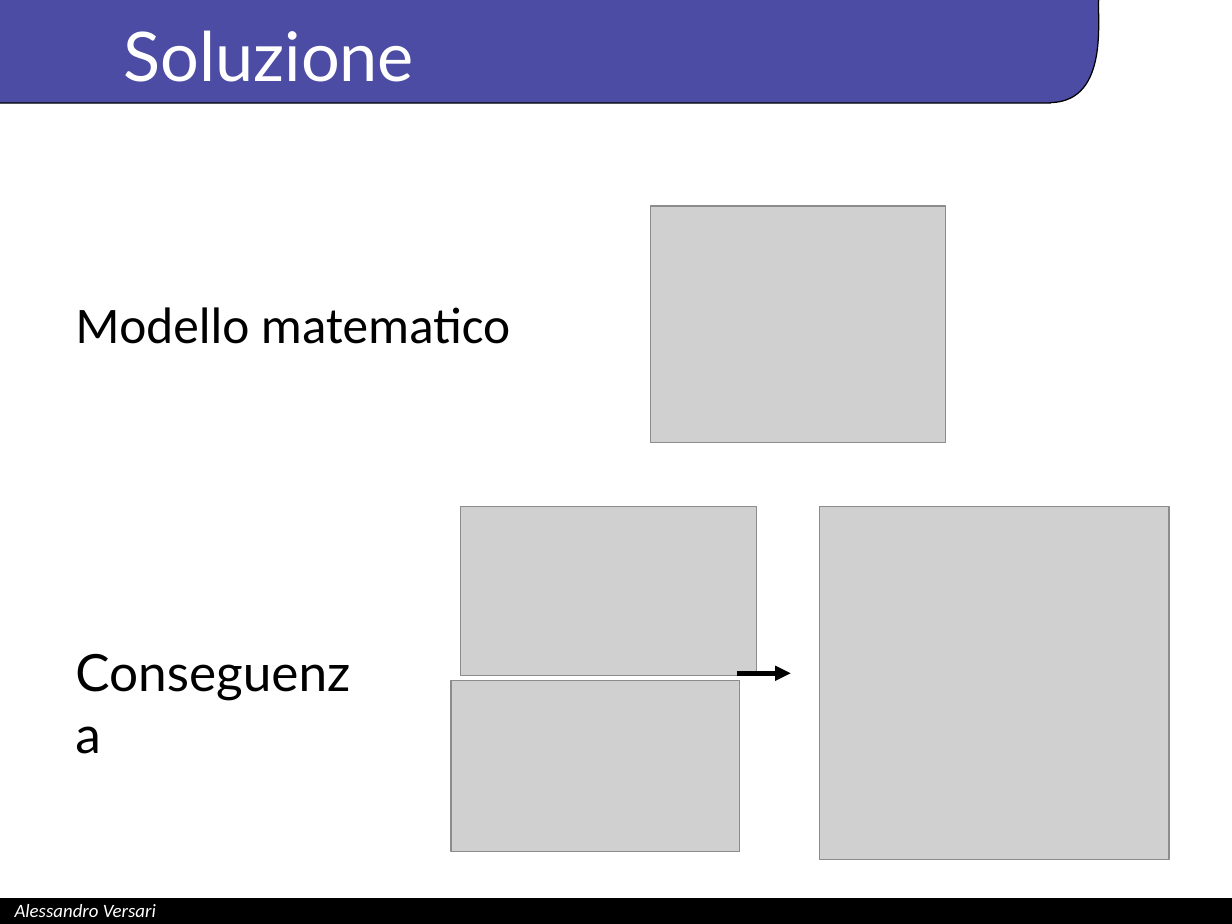
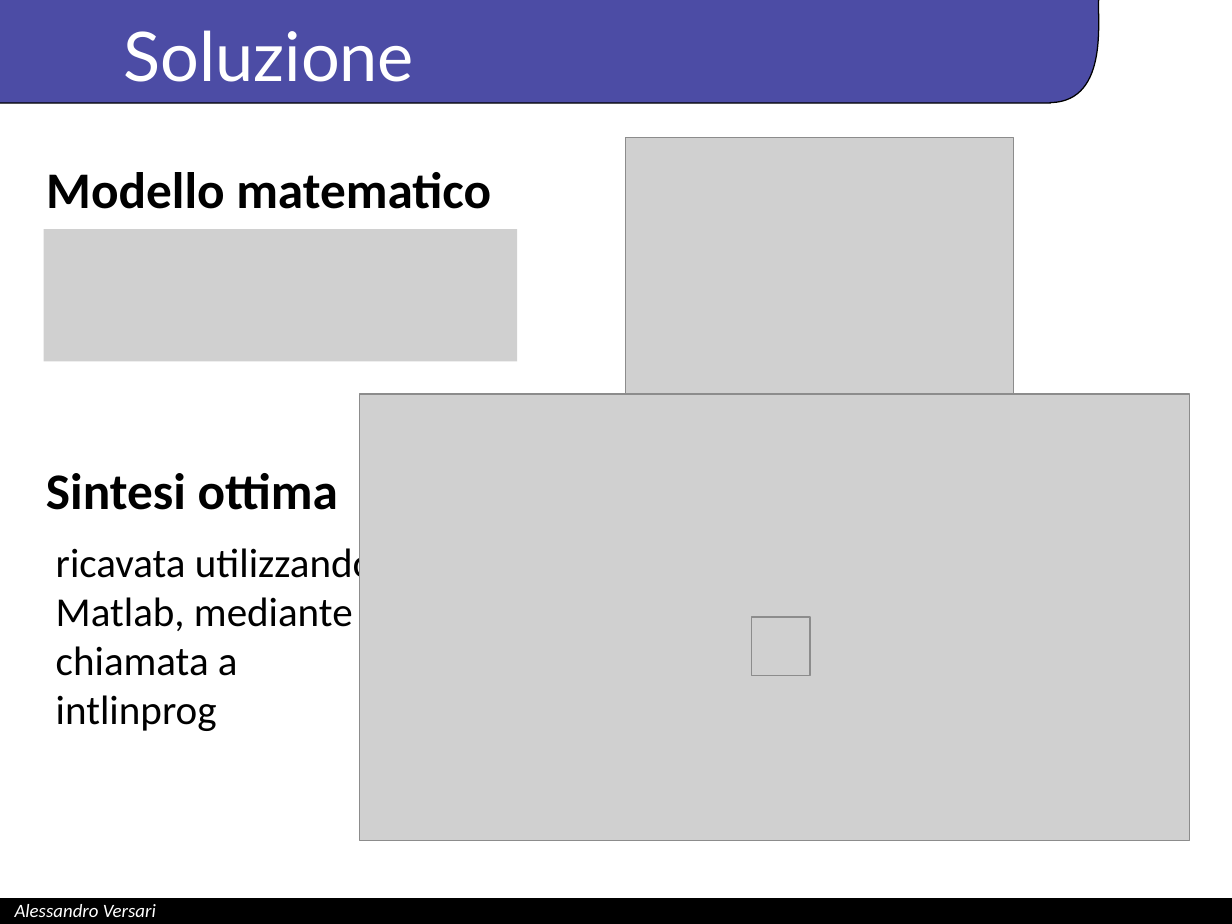
Before and after one commit to just-hms/Optimal-synthesis-of-multi-output-boolean-functions-using-ILP, a slide deck: slide 3 of PresentazioneTesiVersari.pptx. Drawn at 1232x924 pixels with LibreOffice and Linux fonts; fonts in the diff are those of the drawing; grey boxes stand for pictures; background and template pictures are left out. Boxes give left, top, right and bottom in pixels: in the first picture for what was removed or moved away, otherwise in the second. Text is boxed around its words. In the diff, an @@ line names an element or a change of style, - is before the commit and + after.

```diff
--- a/PresentazioneTesiVersari.pptx
+++ b/PresentazioneTesiVersari.pptx
@@ picture: place and size @@
-picture at [650, 206, 946, 442]
+picture at [626, 138, 1014, 437]
@@ text "Modello matematico": place and size @@
-text "Modello matematico" at [76, 307, 510, 344]
+text "Modello matematico" at [46, 172, 491, 209]
@@ text "Modello matematico" at [46, 172, 491, 209]: bold on @@
@@ picture added at [43, 229, 516, 361] @@
@@ picture added at [360, 394, 1190, 840] @@
@@ text added at [46, 473, 338, 510], 30 pt, text #000000, bold @@
+Sintesi ottima
@@ text added at [56, 543, 374, 731], 24 pt, text #000000 @@
+ricavata utilizzando Matlab, mediante chiamata a intlinprog
@@ picture added at [752, 617, 809, 675] @@
@@ text removed at [63, 634, 368, 712] @@
-Conseguenza
@@ group removed at [451, 506, 1169, 860]: 3 pictures, 1 arrow @@
```
Also in this commit, not shown: 3 other slides changed, 4 other files.
